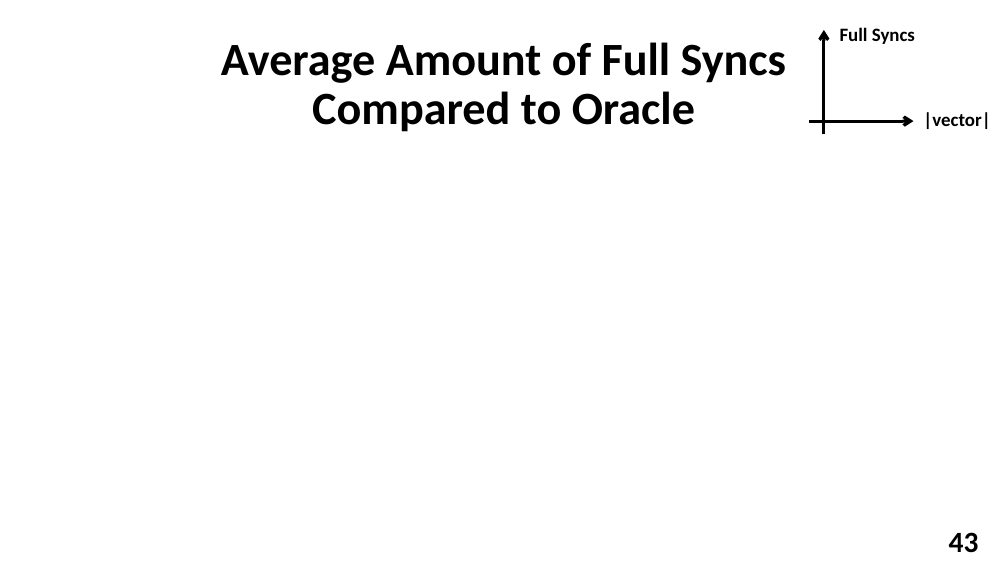
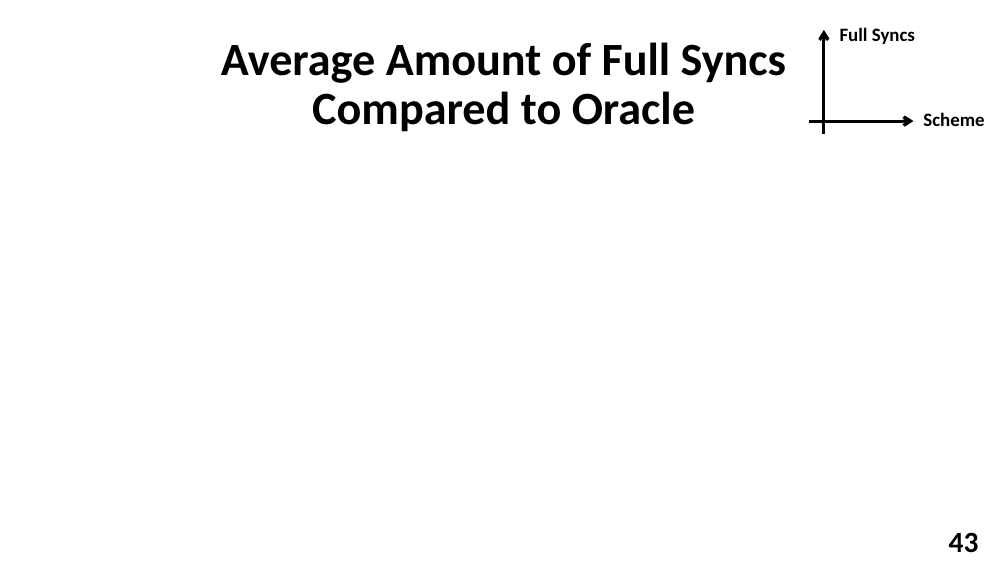
Before and after one commit to YuvalAlf/Distributed-Monitoring, a slide deck: slide 43 of What We Did So Far Dec 2018.pptx. Drawn at 1008x567 pixels with LibreOffice and Linux fonts; fonts in the diff are those of the drawing; background and template pictures are left out. Boxes give left, top, right and bottom in pixels: in the first picture for what was removed or moved away, otherwise in the second. Text is boxed around its words. In the diff, an @@ line names an element or a change of style, - is before the commit and + after.

```diff
--- a/What We Did So Far Dec 2018.pptx
+++ b/What We Did So Far Dec 2018.pptx
@@ text at box(923, 112, 984, 126): text changed @@
-|vector|
+Scheme
```
Also in this commit, not shown: 5 other slides changed, 9 slides added, 1 slide removed, 26 other files.
